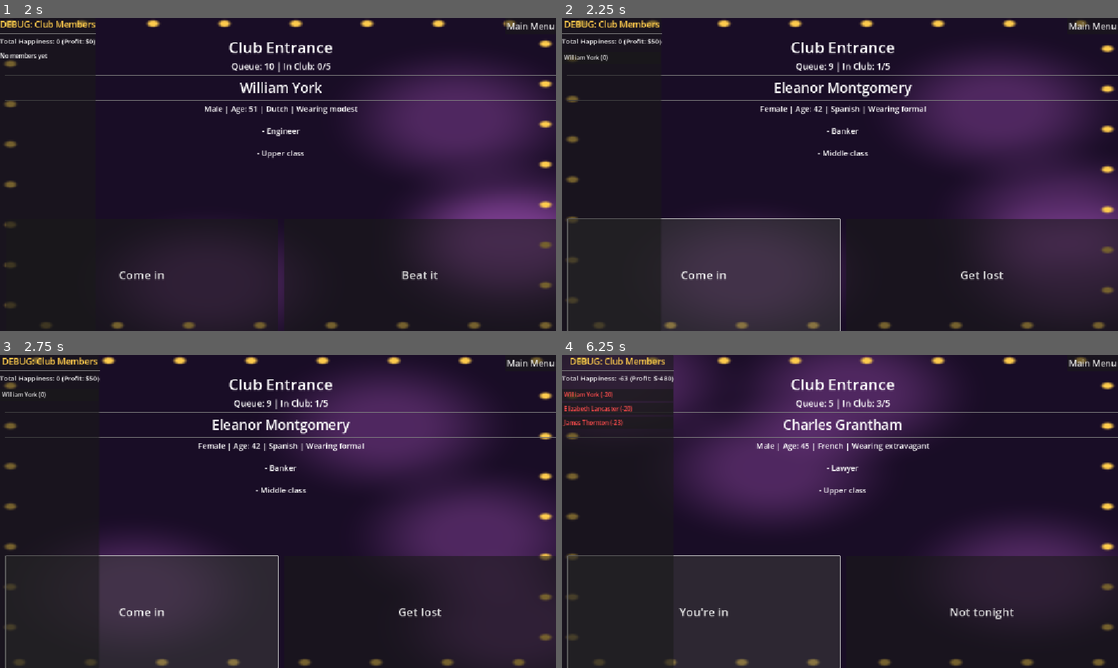
Above: before the commit, frames 1-4 (two rows, left to right).
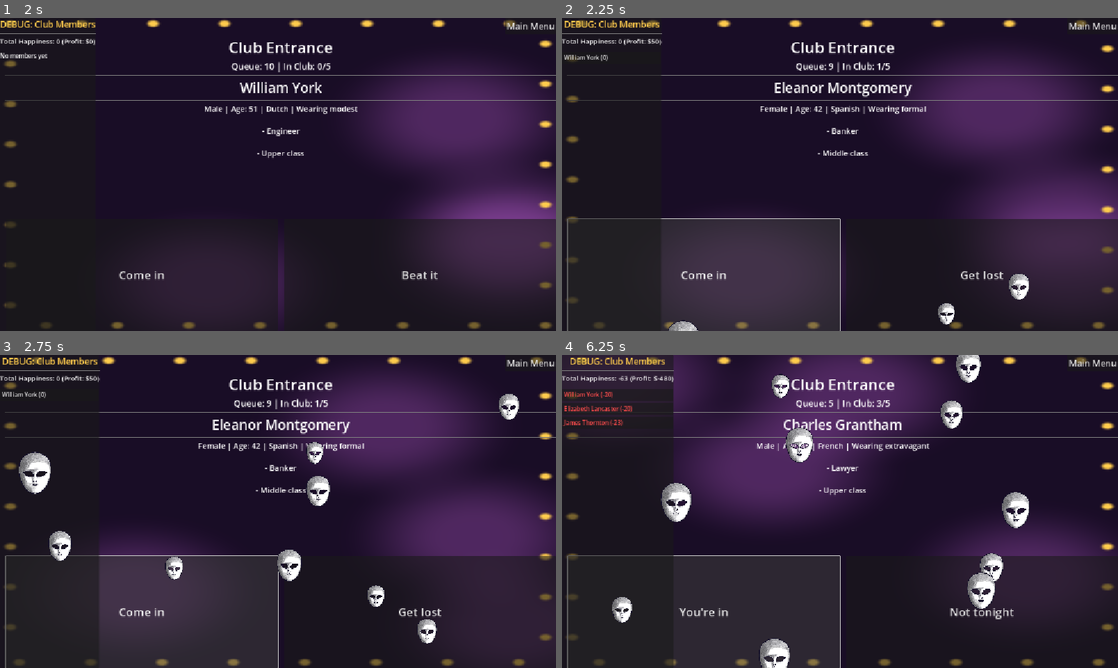
Above: after the commit, the same moments.

Repository: nunu-ai/ggj-2026-unmasked
Game: Godot game, scene res://scenes/main_menu.tscn
Two runs of this game, one before a commit and one after it. Both use one fixed random seed, a clock stepped at 60 frames per second and the inputs below.
Inputs:
- Up to frame 1 (2 s): click "New Game" at 0.5 s; click "Start Day" at 1.25 s
- Up to frame 2 (2.25 s): click "Come in" at 2 s
- Up to frame 3 (2.75 s): no input
- Up to frame 4 (6.25 s): click "Get lost" at 2.75 s; click "Not tonight" at 3.5 s; click "William York (0)" at 4.25 s; click "Come in" at 5 s; click "Enter" at 5.75 s

Frame 1 is identical in both runs. In frame 2, 0.5% of the frame differs, in the area x 19-84%, y 81-100%; in frame 3, 2.3%; in frame 4, 3.3%, in the area x 9-84%, y 0-100%.

Commit message:
decision reactions

Diff:
--- a/scenes/queue_scene.tscn
+++ b/scenes/queue_scene.tscn
@@ -1,9 +1,11 @@
-[gd_scene load_steps=6 format=3 uid="uid://dfc2ofslx3wjd"]
+[gd_scene load_steps=9 format=3 uid="uid://dfc2ofslx3wjd"]
 
 [ext_resource type="Script" uid="uid://e8xf3l74cys8" path="res://scripts/queue_scene.gd" id="1_h6422"]
-[ext_resource type="Shader" path="res://shaders/queue_scene.gdshader" id="1_hl0vj"]
+[ext_resource type="Shader" uid="uid://cp7xaiimdvev3" path="res://shaders/queue_scene.gdshader" id="1_hl0vj"]
 [ext_resource type="Texture2D" uid="uid://cehidhncyc2dl" path="res://assets/character.png" id="3_54epr"]
-[ext_resource type="PackedScene" path="res://scenes/debug_panel.tscn" id="4_54epr"]
+[ext_resource type="PackedScene" uid="uid://rxui56rawoch" path="res://scenes/debug_panel.tscn" id="4_54epr"]
+[ext_resource type="Texture2D" uid="uid://biispkrc5dw16" path="res://assets/masks/mask.png" id="5_s6a0p"]
+[ext_resource type="Script" uid="uid://c73iorjibs4pa" path="res://scripts/reaction_particles.gd" id="6_chl07"]
 
 [sub_resource type="ShaderMaterial" id="ShaderMaterial_54epr"]
 shader = ExtResource("1_hl0vj")
@@ -19,7 +21,21 @@
 shader_parameter/dot_speed = 0.15000000386512
 shader_parameter/bounce_speed = 0.5
 
-[node name="QueueScene" type="PanelContainer" node_paths=PackedStringArray("name_label", "status_label", "traits_label", "accept_button", "reject_button", "debug_panel")]
+[sub_resource type="ParticleProcessMaterial" id="ParticleProcessMaterial_8j4ut"]
+lifetime_randomness = 0.37
+particle_flag_align_y = true
+particle_flag_rotate_y = true
+emission_shape = 3
+emission_box_extents = Vector3(400, 50, 1)
+direction = Vector3(0, -1, 0)
+spread = 28.085
+initial_velocity_min = 891.38
+initial_velocity_max = 1000.0
+gravity = Vector3(0, 98, 0)
+scale_min = 0.099999994
+scale_max = 0.19999999
+
+[node name="QueueScene" type="PanelContainer" node_paths=PackedStringArray("name_label", "status_label", "traits_label", "accept_button", "reject_button", "debug_panel", "reaction_particles")]
 material = SubResource("ShaderMaterial_54epr")
 anchors_preset = 15
 anchor_right = 1.0
@@ -33,6 +49,7 @@
 accept_button = NodePath("VBoxContainer/HBox/VBoxContainer/HBoxContainer/AcceptButton")
 reject_button = NodePath("VBoxContainer/HBox/VBoxContainer/HBoxContainer/RejectButton")
 debug_panel = NodePath("DebugPanel")
+reaction_particles = NodePath("ReactionParticles")
 
 [node name="VBoxContainer" type="VBoxContainer" parent="."]
 layout_mode = 2
@@ -140,6 +157,15 @@
 layout_mode = 2
 size_flags_horizontal = 0
 
+[node name="ReactionParticles" type="GPUParticles2D" parent="."]
+position = Vector2(587, 707)
+emitting = false
+amount = 30
+lifetime = 2.0
+process_material = SubResource("ParticleProcessMaterial_8j4ut")
+script = ExtResource("6_chl07")
+happy_texture = ExtResource("5_s6a0p")
+
 [connection signal="pressed" from="VBoxContainer/BoxContainer/BoxContainer/MainMenuButton" to="." method="_on_main_menu_button_pressed"]
 [connection signal="pressed" from="VBoxContainer/HBox/VBoxContainer/HBoxContainer/AcceptButton" to="." method="_on_accept_button_pressed"]
 [connection signal="pressed" from="VBoxContainer/HBox/VBoxContainer/HBoxContainer/RejectButton" to="." method="_on_reject_button_pressed"]
--- a/scripts/queue_scene.gd
+++ b/scripts/queue_scene.gd
@@ -6,6 +6,9 @@
 @export var accept_button: Button
 @export var reject_button: Button
 @export var debug_panel: DebugPanel
+@export var reaction_particles: ReactionParticles
+
+var last_happiness = null
 
 const ACCEPT_PHRASES: Array[String] = [
 	"Welcome",
@@ -108,6 +111,20 @@
 	if debug_panel:
 		debug_panel.update_view()
 
+	var cur_happiness = SaveState.day.profit()
+	if last_happiness == null:
+		last_happiness = cur_happiness
+	else:
+		var delta_happiness = cur_happiness - last_happiness
+		last_happiness = cur_happiness
+
+		if delta_happiness > 10:
+			reaction_particles.react_happily()
+		elif delta_happiness < -10:
+			reaction_particles.react_negatively()
+		else:
+			reaction_particles.react_neutrally()
+
 
 func _on_accept_button_pressed() -> void:
 	SaveState.day.decide_current_person(true)
--- /dev/null
+++ b/scripts/reaction_particles.gd
@@ -0,0 +1,44 @@
+class_name ReactionParticles
+extends GPUParticles2D
+
+@export var happy_texture: Texture
+@export var neutral_texture: Texture
+@export var negative_texture: Texture
+
+var _emission_id: int = 0
+
+
+# Called when the node enters the scene tree for the first time.
+func _ready() -> void:
+	emitting = false
+
+func _emit_with_texture(selected_texture: Texture) -> void:
+	texture = selected_texture
+	# Increment emission ID to invalidate any previous timer
+	_emission_id += 1
+	var current_emission_id = _emission_id
+
+	# Start emitting particles
+	emitting = true
+
+	# Wait for 1 second
+	await get_tree().create_timer(0.6).timeout
+
+	# Only stop emitting if no new emission was triggered
+	if current_emission_id == _emission_id:
+		emitting = false
+
+
+func react_happily() -> void:
+	var selected_texture = happy_texture
+	_emit_with_texture(selected_texture)
+
+
+func react_neutrally() -> void:
+	var selected_texture = happy_texture
+	_emit_with_texture(selected_texture)
+
+
+func react_negatively() -> void:
+	var selected_texture = happy_texture
+	_emit_with_texture(selected_texture)
Not shown, added: scripts/reaction_particles.gd.uid
